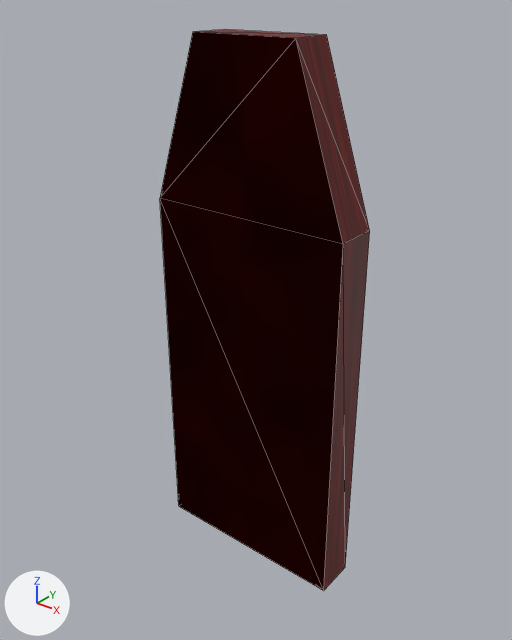
The glTF model assets/props/tablet.glb, before and after one commit.
Camera for both pictures: a camera (50 mm lens) standing at (0.204, -0.283, 0.315) and looking at (-0.001, -0.025, 0.155). Arrows for +X, +Y and +Z are at lower left; the lights stay in place. The picture after the commit comes second. Mesh edges are drawn as thin lines. Objects named as collision shapes, trigger or cutter boxes, shadow casters or lower levels of detail are left out. Where no turn or scale is listed for an object, it has been applied to the vertices.

Names of what the first picture shows: 'Body'.
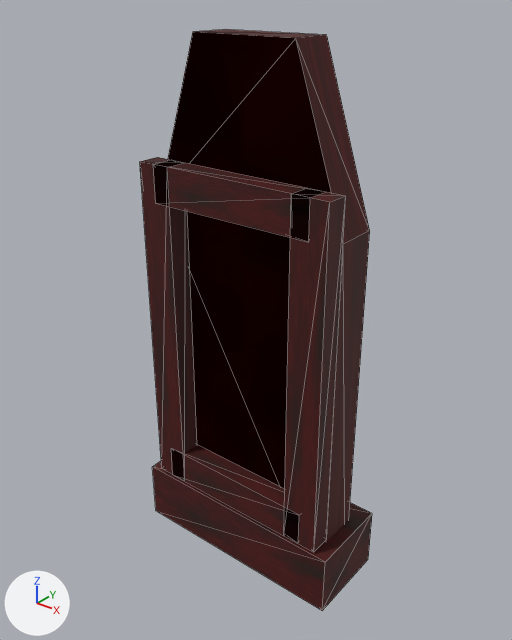
Pixel boxes [x1, y1, x2, y2] of what changed, in the pictures (512 x 640 px):
'Body', recoloured
    both: [168, 29, 370, 542]
'Art_BurntLacquer_Body', added (brown)
    after: [140, 157, 372, 611]

The change, as a diff of the scene's bpy script:
```diff
--- a/assets/props/tablet.glb.py
+++ b/assets/props/tablet.glb.py
@@ img_t_wood_red_001 @@
+img_t_wood_red_001 = load_image('t_wood_red.001', '_unpacked/t_wood_red.001', 512, 512, 'sRGB')
@@ mat_m_woodred @@
 n0 = _N.new('ShaderNodeBsdfPrincipled'); n0.name = 'Principled BSDF'
-n0.inputs[2].default_value = 0.62  # 'Roughness'
+n0.inputs[2].default_value = 0.74  # 'Roughness'
 n1 = _N.new('ShaderNodeOutputMaterial'); n1.name = 'Material Output'
+n3 = _N.new('ShaderNodeMix'); n3.name = 'Mix'
+n3.data_type = 'RGBA'
+n3.blend_type = 'MULTIPLY'
+n3.inputs[0].default_value = 1.0  # 'Factor'
+n3.inputs[7].default_value = (0.51, 0.44, 0.36, 1.0)  # 'B', grey #bdb1a2
 n2 = _N.new('ShaderNodeTexImage'); n2.name = 'Image Texture'
@@ mat_m_woodred @@
 _L.new(n0.outputs[0], n1.inputs[0])  # 'BSDF' to 'Surface'
-_L.new(n2.outputs[0], n0.inputs[0])  # 'Color' to 'Base Color'
+_L.new(n3.outputs[2], n0.inputs[0])  # 'Result' to 'Base Color'
+_L.new(n2.outputs[0], n3.inputs[6])  # 'Color' to 'A'
@@ mat_burntlacquer @@
+mat_burntlacquer = bpy.data.materials.new('BurntLacquer')
+# colours: beige #b6a493
+# uses the picture img_t_wood_red_001
@@ me_art_burntlacquer_body @@
+me_art_burntlacquer_body.from_pydata(...)  # a box spanning x -0.062..0.062, y -0.024..0.024, z 0.001..0.035; a box spanning x -0.055..-0.036, y -0.023..-0.011, z 0.037..0.221; a box spanning x 0.036..0.055, y -0.023..-0.011, z 0.037..0.221; a box spanning x -0.046..0.046, y -0.023..-0.011, z 0.037..0.056; a box spanning x -0.046..0.046, y -0.023..-0.011, z 0.202..0.221
+me_art_burntlacquer_body.materials.append(mat_burntlacquer)
@@ ob_art_burntlacquer_body @@
+ob_art_burntlacquer_body = bpy.data.objects.new('Art_BurntLacquer_Body', me_art_burntlacquer_body)
+ob_art_burntlacquer_body.location = (0.0, -0.026, 0.0125)
```
